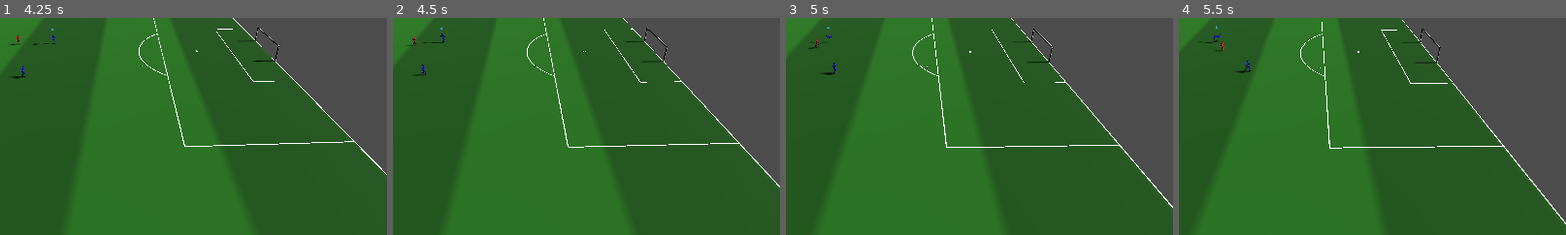
Above: before the commit, frames 1-4 (left to right).
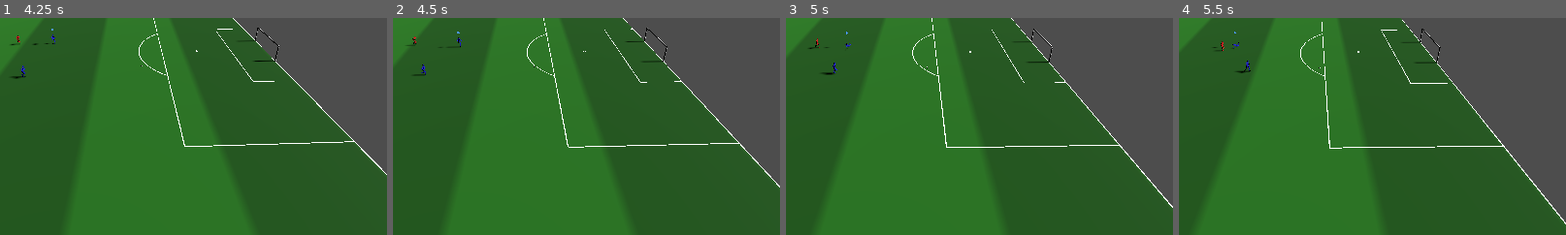
Above: after the commit, the same moments.

Repository: Churikov0112/open_football
Game: Godot game, scene res://scenes/main_menu.tscn
Same seed, same stepped clock (60 frames per second), same inputs: the game is played once before the commit and once after it.
Inputs:
- Up to frame 1 (4.25 s): click "Start Match" at 0.5 s; hold D (move_right) 1.28-2.03 s; hold Space (kick) 1.28-2.03 s; hold S (move_back) 2.03-2.78 s; tap E (pass) at 2.1 s; hold D (move_right) 2.78-3.53 s; hold Shift (sprint) 2.78-3.53 s; hold W (move_forward) from 3.53 s (still down); tap Q (swap_player) at 3.6 s
- Up to frame 2 (4.5 s): release W (move_forward) at 4.28 s; hold A (move_left) from 4.28 s (still down); hold Space (kick) from 4.28 s (still down)
- Up to frame 3 (5 s): keep holding A (move_left); keep holding Space (kick)
- Up to frame 4 (5.5 s): keep holding A (move_left); release Space (kick) at 5.03 s; tap E (pass) at 5.1 s
The pictures show only the part of the screen within x 32-82%, y 42-92%; the shares and areas given below are measured in that part.

Frame 1 is identical in both runs. In frame 2, less than 0.1% of the frame differs, in the area x 7-18%, y 4-14%; in frame 3, less than 0.1%; in frame 4, less than 0.1%.

Commit message:
fix(tackle): unfreeze the correct Hips axis to stop tackle-clip floating
The last debug commit isolated the floating to the tackle clip itself, but
the fix in tools/merge_mixamo.py froze the wrong local axis of the root
bone. automatic_bone_orientation reorients bone-local axes away from world
axes, and Blender's glTF exporter further permutes bone-local translation
components on export — so "index 2 = vertical" (the old assumption) was
wrong twice over. Verified empirically two ways: Blender world-space Hips
height via matrix_world, and direct Position3D-track sampling of the built
glb via Skeleton3D.get_bone_pose() — both show the same ~0.71m dive arc
(0.998m standing -> 0.286m low point -> 0.949m recover), which the old
freeze axes were flattening to zero.

IN_PLACE_CLIPS now freezes (0, 2) for tackle (leaving the real vertical
axis, index 1, alive) instead of (0, 1). Rebuilt footballer.glb and
reverted SLIDE_TACKLE_INPLACE to false now that the animation is fixed.

Co-Authored-By: Claude Sonnet 5 <noreply@anthropic.com>

Diff:
--- a/scripts/data/football_constants.gd
+++ b/scripts/data/football_constants.gd
@@ -116,13 +116,11 @@
 
 const SLIDE_TACKLE_SPEED := 18.0
 const SLIDE_TACKLE_RANGE := 4.0
-# Временный диагностический флаг: подкат на месте (без move_and_collide), чтобы отделить
-# анимацию tackle от вопроса "не баг ли в самом скольжении". Пока true, физического
-# столкновения с игроком-жертвой не будет (collision из move_and_collide всегда null при
-# нулевом motion) — окно такла живёт только по таймеру (тот же SLIDE_TACKLE_SPEED*delta,
-# просто не двигает тело), мяч по-прежнему выбивается через Area3D. Вернуть false, когда
-# разберёмся с анимацией.
-const SLIDE_TACKLE_INPLACE := true
+# Диагностический флаг (подкат на месте, без move_and_collide) для изоляции анимации
+# tackle от скольжения — см. tools/merge_mixamo.py IN_PLACE_CLIPS. Причина зависания
+# найдена и исправлена там (заморозка вертикали Hips для tackle убрана), возвращаем
+# обычное поведение со скольжением.
+const SLIDE_TACKLE_INPLACE := false
 const SLIDE_TACKLE_RECOVERY_TIME := 1.5
 const SLIDE_TACKLE_AREA_RADIUS := 1.5
 const SLIDE_TACKLE_BALL_DIR_Y := 0.15
Binary file changed: assets/models/footballer.glb
Not shown, changed: tools/merge_mixamo.py
